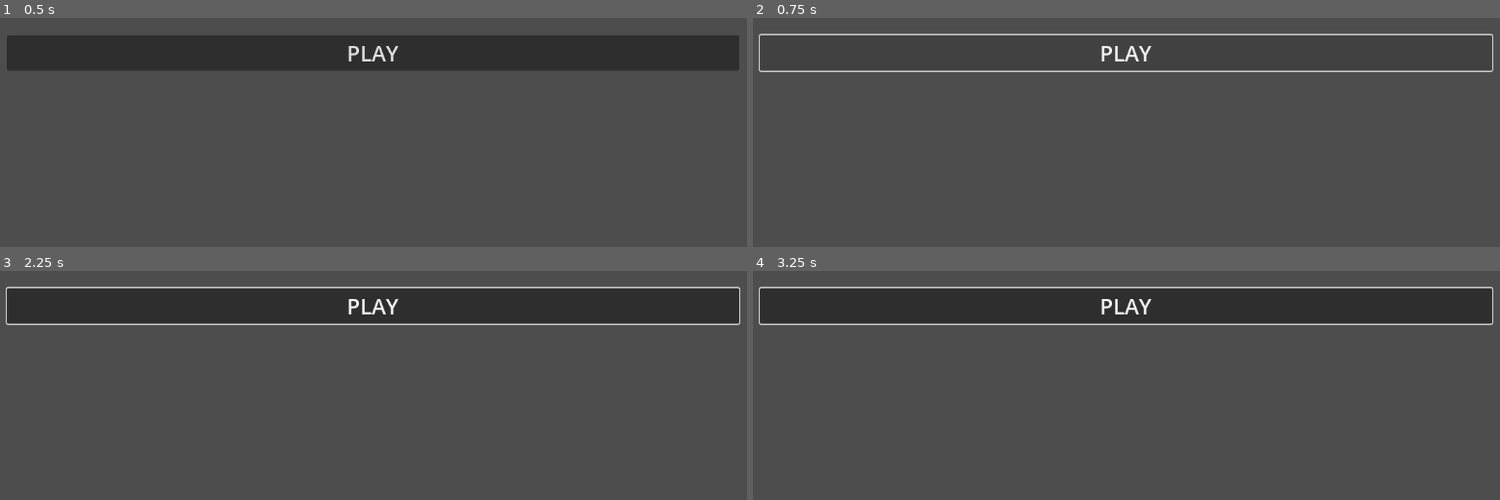
Above: before the commit, frames 1-4 (two rows, left to right).
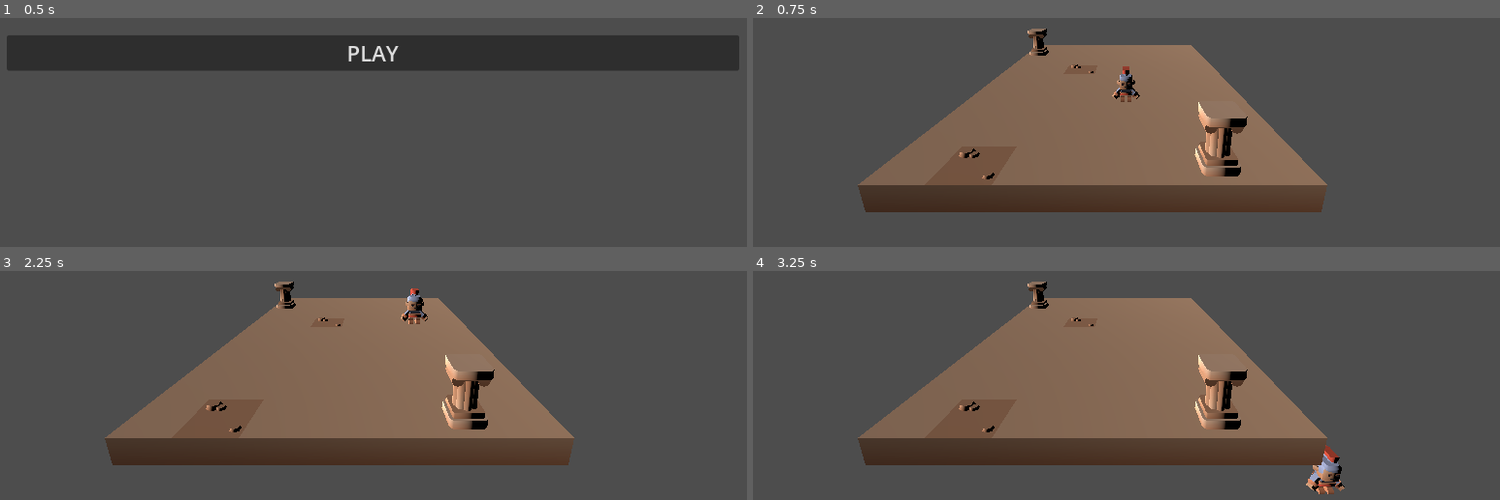
Above: after the commit, the same moments.

Repository: M0G1WARA/Prototipo-MGWJ--2024
Game: Godot game, scene res://Scenes/MainMenu/main_menu.tscn
The game is run twice, just before and just after one commit, with the same random seed, the same clock (stepped at 60 frames per second) and the same inputs.
Inputs (mouse positions are in pixels of both pictures, inside the frame that each line leads up to):
- Up to frame 1 (0.5 s): no input
- Up to frame 2 (0.75 s): click "PLAY" at 0.5 s
- Up to frame 3 (2.25 s): click (373, 305) at 1.25 s, where only the run before the commit has a clickable "PLAY"; tap Enter (ui_accept) at 2 s; move the mouse to (545, 284) at 2.02 s; hold Right (ui_right) from 2.03 s (still down); click (545, 284) at 2.1 s
- Up to frame 4 (3.25 s): tap Enter (ui_accept) at 2.27, 3.02 s; move the mouse to (969, 328) at 2.77 s; release Right (ui_right) at 2.78 s; hold Down (ui_down) from 2.78 s (still down); click (969, 328) at 2.85 s

Frame 1 is identical in both runs. In frame 2, 34% of the frame differs, in the area x 0-100%, y 4-85%; in frame 3, 46%; in frame 4, 47%, in the area x 0-100%, y 4-98%.

Commit message:
Create main menu script

Diff:
--- a/Scenes/LevelView/level_view.tscn
+++ b/Scenes/LevelView/level_view.tscn
@@ -1,8 +1,14 @@
-[gd_scene load_steps=2 format=3 uid="uid://d4dlx3ndnomh7"]
+[gd_scene load_steps=3 format=3 uid="uid://d4dlx3ndnomh7"]
 
 [ext_resource type="Script" path="res://Scenes/LevelView/level_view.gd" id="1_gchmj"]
+[ext_resource type="PackedScene" uid="uid://b13gq7cpbiap" path="res://Scenes/Levels/Level0/level_0.tscn" id="2_cgiyk"]
 
 [node name="LevelView" type="Node3D"]
 script = ExtResource("1_gchmj")
 
+[node name="Camera3D" type="Camera3D" parent="."]
+transform = Transform3D(1, 0, 0, 0, 0.965926, 0.258819, 0, -0.258819, 0.965926, 0, 3, 6.57612)
+
 [node name="Level" type="Node3D" parent="."]
+
+[node name="Level0" parent="Level" instance=ExtResource("2_cgiyk")]
--- a/Scenes/Levels/Level0/level_0.tscn
+++ b/Scenes/Levels/Level0/level_0.tscn
@@ -15,3 +15,6 @@
 metadata/_editor_floor_ = Vector3(0, 0, 0)
 
 [node name="Player" parent="." instance=ExtResource("2_5yeow")]
+
+[node name="DirectionalLight3D" type="DirectionalLight3D" parent="."]
+transform = Transform3D(0.0671441, 0.215775, -0.974132, -0.0148375, 0.976443, 0.215264, 0.997633, 0, 0.068764, -4.65146, 2.28748, 0)
--- /dev/null
+++ b/Scenes/MainMenu/main_menu.gd
@@ -0,0 +1,15 @@
+extends Control
+
+
+# Called when the node enters the scene tree for the first time.
+func _ready():
+	pass # Replace with function body.
+
+
+# Called every frame. 'delta' is the elapsed time since the previous frame.
+func _process(delta):
+	pass
+
+
+func _on_button_pressed():
+	get_tree().change_scene_to_file("res://Scenes/LevelView/level_view.tscn")
--- a/Scenes/MainMenu/main_menu.tscn
+++ b/Scenes/MainMenu/main_menu.tscn
@@ -1,4 +1,6 @@
-[gd_scene format=3 uid="uid://dnklhnuik67y4"]
+[gd_scene load_steps=2 format=3 uid="uid://dnklhnuik67y4"]
+
+[ext_resource type="Script" path="res://Scenes/MainMenu/main_menu.gd" id="1_ew3ou"]
 
 [node name="MainMenu" type="Control"]
 layout_mode = 3
@@ -7,6 +9,7 @@
 anchor_bottom = 1.0
 grow_horizontal = 2
 grow_vertical = 2
+script = ExtResource("1_ew3ou")
 
 [node name="MarginContainer" type="MarginContainer" parent="."]
 layout_mode = 1
@@ -28,3 +31,5 @@
 layout_mode = 2
 theme_override_font_sizes/font_size = 32
 text = "PLAY"
+
+[connection signal="pressed" from="MarginContainer/VBoxContainer/Button" to="." method="_on_button_pressed"]
